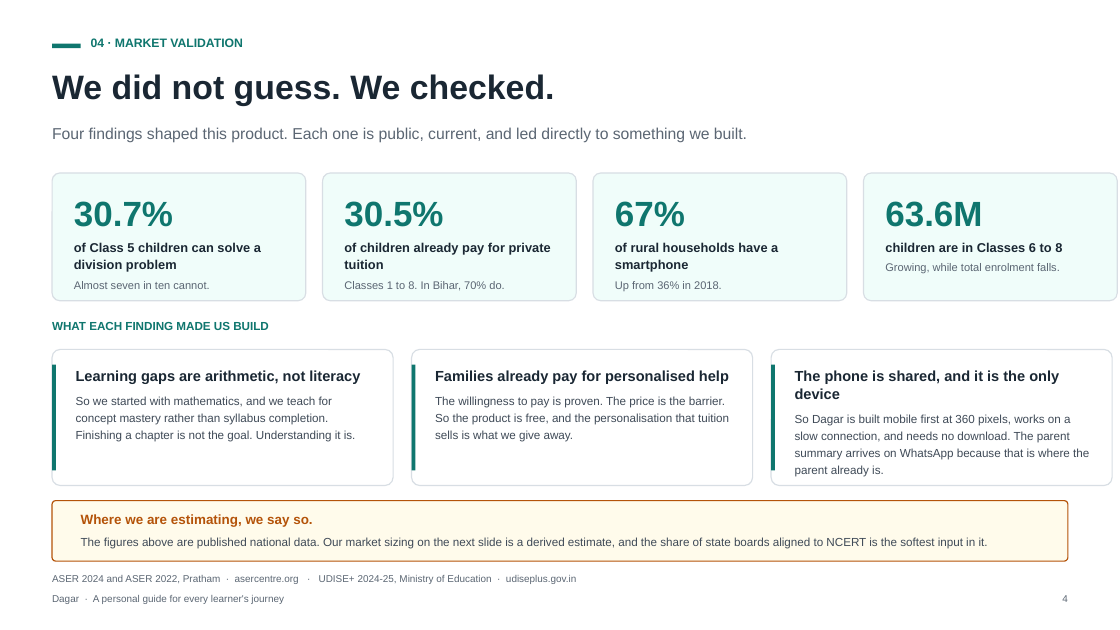
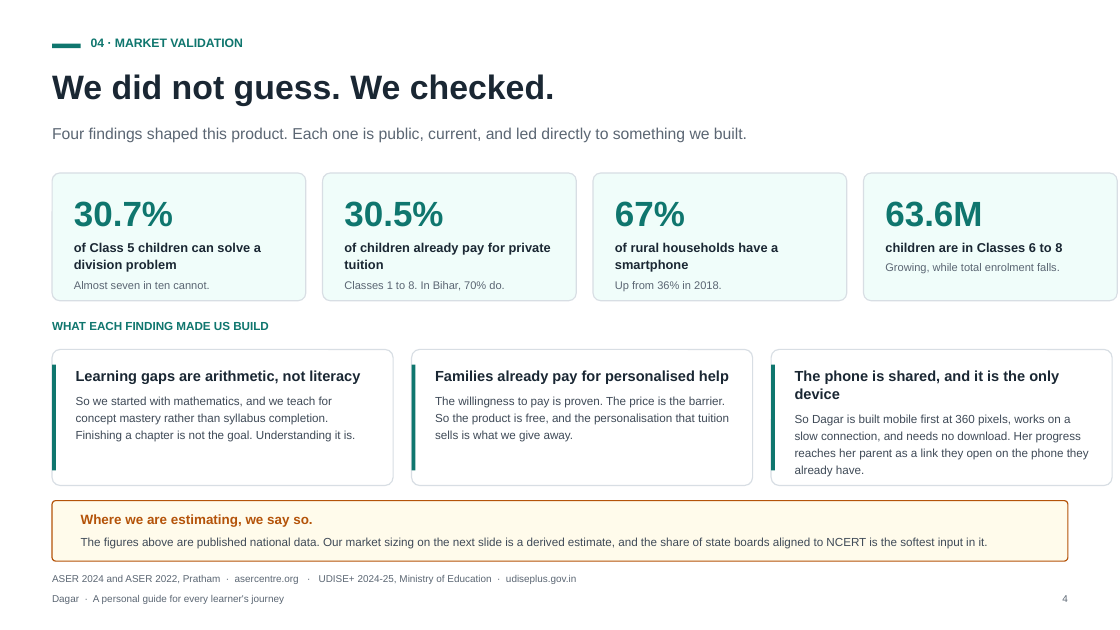
Before and after one commit to ap9650/dagar, a slide deck: slide 4 of docs/deck/Dagar-Pitch-Deck.pptx. Drawn at 1120x630 pixels with LibreOffice and Linux fonts; fonts in the diff are those of the drawing. Boxes give left, top, right and bottom in pixels: in the first picture for what was removed or moved away, otherwise in the second. Text is boxed around its words. In the diff, an @@ line names an element or a change of style, - is before the commit and + after.

```diff
--- a/docs/deck/Dagar-Pitch-Deck.pptx
+++ b/docs/deck/Dagar-Pitch-Deck.pptx
@@ text at <box>795,414,1089,477</box>: text changed @@
-So Dagar is built mobile first at 360 pixels, works on a slow connection, and needs no download. The parent summary arrives on WhatsApp because that is where the parent already is.
+So Dagar is built mobile first at 360 pixels, works on a slow connection, and needs no download. Her progress reaches her parent as a link they open on the phone they already have.
```
Also in this commit, not shown: 3 other slides changed, 2 other files.
